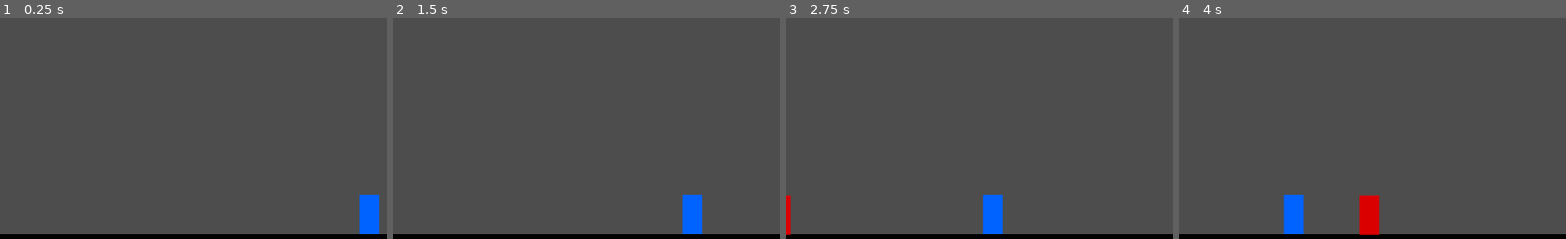
Above: before the commit, frames 1-4 (left to right).
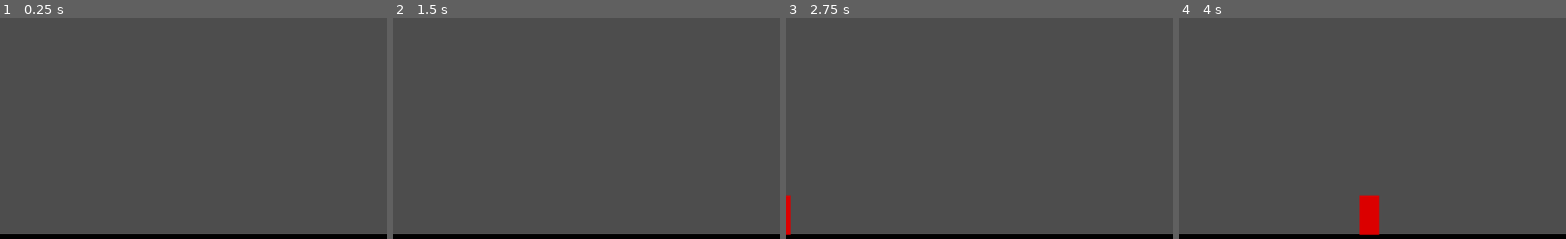
Above: after the commit, the same moments.

Repository: thanikTheDev/shrinking-nightmare
Game: Godot game, scene res://Scenes/Level3.tscn
Two runs of this game, one before a commit and one after it. Both use one fixed random seed, a clock stepped at 60 frames per second and the inputs below. This scene is started directly instead of the project's main scene.
Inputs:
- Up to frame 1 (0.25 s): no input
- Up to frame 2 (1.5 s): tap Enter at 0.5 s; hold S (crouch) 0.53-1.28 s; hold D (right) from 0.53 s (still down); tap Space (jump) at 0.77 s; tap S (crouch) at 1.35 s
- Up to frame 3 (2.75 s): tap Space (jump) at 1.52 s; release D (right) at 2.03 s; hold A (left) from 2.03 s (still down); hold S (crouch) from 2.03 s (still down)
- Up to frame 4 (4 s): release A (left) at 2.78 s; release S (crouch) at 2.78 s; hold D (right) from 2.78 s (still down); tap S (crouch) at 2.85 s; tap Space (jump) at 3.02, 3.77 s; hold S (crouch) from 3.53 s (still down)
The pictures show only the part of the screen within x 31-81%, y 50-100%; the shares and areas given below are measured in that part.

The runs differ from the first frame. In frame 1, 0.9% of the frame differs, in the area x 92-98%, y 80-98%; in frame 2, 0.9%; in frame 3, 0.9%; in frame 4, 0.9%, in the area x 26-33%, y 80-98%.

Commit message:
Added Spooker Ghost

Diff:
--- /dev/null
+++ b/Prefabs/Spooker.tscn
@@ -0,0 +1,24 @@
+[gd_scene load_steps=5 format=3 uid="uid://si4gc6juxl4u"]
+
+[ext_resource type="Script" path="res://Scripts/Spooker.gd" id="1_x7qlx"]
+
+[sub_resource type="Gradient" id="Gradient_uwl2y"]
+offsets = PackedFloat32Array(1)
+colors = PackedColorArray(1, 0.627451, 0.305882, 1)
+
+[sub_resource type="GradientTexture2D" id="GradientTexture2D_7ison"]
+gradient = SubResource("Gradient_uwl2y")
+width = 16
+height = 16
+
+[sub_resource type="CircleShape2D" id="CircleShape2D_ig12a"]
+radius = 8.0
+
+[node name="Spooker" type="Area2D"]
+script = ExtResource("1_x7qlx")
+
+[node name="Sprite" type="Sprite2D" parent="."]
+texture = SubResource("GradientTexture2D_7ison")
+
+[node name="Collider" type="CollisionShape2D" parent="."]
+shape = SubResource("CircleShape2D_ig12a")
--- a/Scenes/Level3.tscn
+++ b/Scenes/Level3.tscn
@@ -1,8 +1,7 @@
-[gd_scene load_steps=4 format=3 uid="uid://b08ywerf6dcdf"]
+[gd_scene load_steps=3 format=3 uid="uid://b08ywerf6dcdf"]
 
 [ext_resource type="TileSet" uid="uid://dewuaweyb675e" path="res://TestTileset.tres" id="1_m56pt"]
 [ext_resource type="PackedScene" uid="uid://bmbvdjsjnpi6d" path="res://Prefabs/Player.tscn" id="2_7wqtr"]
-[ext_resource type="PackedScene" uid="uid://do5trccxh5qo8" path="res://Prefabs/Haunter.tscn" id="3_bdntn"]
 
 [node name="Main" type="Node2D"]
 
@@ -16,10 +15,3 @@
 
 [node name="Player" parent="." instance=ExtResource("2_7wqtr")]
 position = Vector2(-280, 159)
-
-[node name="Haunter" parent="." instance=ExtResource("3_bdntn")]
-position = Vector2(180, 160)
-direction = Vector2(-1, 0)
-
-[connection signal="moved" from="Player" to="Haunter" method="_on_player_moved"]
-[connection signal="body_entered" from="Haunter" to="Haunter" method="_on_body_entered"]
--- /dev/null
+++ b/Scripts/Spooker.gd
@@ -0,0 +1,19 @@
+extends Area2D
+
+@export var speed : float = 1.0
+@export var direction : Vector2
+
+@onready var start_position = global_position
+@onready var target_position = start_position + direction
+
+func _on_player_moved():
+	global_position = global_position.move_toward(target_position, speed)
+
+	if global_position == target_position:
+		var temp = start_position
+		start_position = target_position
+		target_position = temp
+
+func _on_body_entered(body):
+	if body.is_in_group("Player"):
+		body.game_over()
